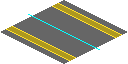
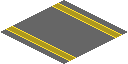
Layered file, before and after one edit (w=128, h=64). Changes by layer:
added layer "Layer 2 copy" above "Layer 2" over [28, 14, 100, 50]
hid "ось" over [28, 14, 100, 50]
